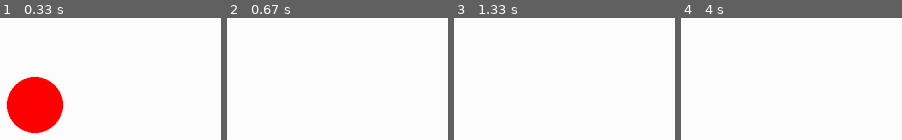
Above: before the commit, frames 1-4 (left to right).
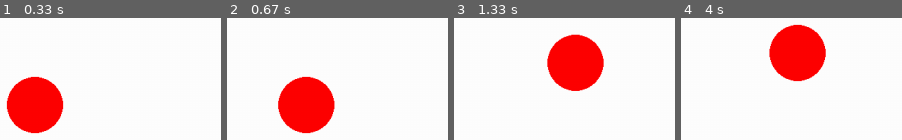
Above: after the commit, the same moments.

Repository: Jahmai-NW/sixth_form_programming
Game: pygame game, started from pygame_testing/cheese2.py
Two runs of this game, one before a commit and one after it. Both use one fixed random seed, a clock stepped at 60 frames per second and the inputs below.
Inputs:
- Up to frame 1 (0.33 s): no input
- Up to frame 2 (0.67 s): hold D from 0.33 s (still down)
- Up to frame 3 (1.33 s): release D at 0.8 s; hold W 0.83-1.13 s; hold D from 1.17 s (still down)
- Up to frame 4 (4 s): release D at 1.63 s; hold A 1.67-2.2 s; hold S 2.23-2.53 s; hold A 2.57-2.97 s; hold W 3-3.37 s; hold D from 3.4 s (still down)

Frame 1 is identical in both runs. In frame 2, 9.4% of the frame differs, in the area x 23-49%, y 47-96%; in frame 3, 9.4%; in frame 4, 9.5%, in the area x 39-66%, y 4-53%.

Commit message:
halloween

Diff:
--- a/classwork_or_progbytes/helloworld.py
+++ b/classwork_or_progbytes/helloworld.py
@@ -1,2 +1,18 @@
-age = 16
-print(age)
+import math
+
+
+# With code completion, as I type "math.", the IDE suggests all functions that I could use:
+# e.g., math.sqrt(), math.sin(), math.cos(), math.pow(), etc.
+
+numbers = [4, 9, 16, 25, 36]
+square_roots = []
+
+for num in numbers:
+    # Code completion suggests 'sqrt' after typing 'math.s'
+    square_roots.append(math.sqrt(num))
+
+print("The square roots are:", square_roots)
+
+# Code completion also helps recall list methods such as 'append', 'sort', or 'reverse'.
+square_roots.sort()
+print("Sorted roots:", square_roots)
--- a/classwork_or_progbytes/testing_pb.py
+++ b/classwork_or_progbytes/testing_pb.py
@@ -1,5 +1,7 @@
-number = int(input("Enter a number: "))
-if number % 2 == 0:
-    print("Even")
-else:
-    print("Odd")
+def convert_temperature(celsius):
+    fahrenheit = (celsius * 9/5) + 32
+    print(celsius, "°C is equal to", fahrenheit, "F")
+
+
+temp = float(input("Enter temperature in Celsius: "))
+convert_temperature(temp)
--- a/cheese2.py
+++ b/pygame_testing/cheese2.py
@@ -24,13 +24,13 @@
 
     keys = pygame.key.get_pressed()
     if keys[pygame.K_w]:
-        player_pos.y -= 20000 * dt
+        player_pos.y -= 200 * dt
     if keys[pygame.K_s]:
-        player_pos.y += 20000 * dt
+        player_pos.y += 200 * dt
     if keys[pygame.K_a]:
-        player_pos.x -= 20000 * dt
+        player_pos.x -= 200 * dt
     if keys[pygame.K_d]:
-        player_pos.x += 20000 * dt
+        player_pos.x += 200 * dt
 
     # flip() the display to put your work on screen
     pygame.display.flip()
--- /dev/null
+++ b/pygame_testing/test2.py
@@ -0,0 +1,25 @@
+import sys, pygame
+pygame.init()
+
+size = width, height = 320, 240
+speed = [2, 2]
+black = 0, 0, 0
+
+screen = pygame.display.set_mode(size)
+
+ball = pygame.image.load("intro_ball.gif")
+ballrect = ball.get_rect()
+
+while True:
+    for event in pygame.event.get():
+        if event.type == pygame.QUIT: sys.exit()
+
+    ballrect = ballrect.move(speed)
+    if ballrect.left < 0 or ballrect.right > width:
+        speed[0] = -speed[0]
+    if ballrect.top < 0 or ballrect.bottom > height:
+        speed[1] = -speed[1]
+
+    screen.fill(black)
+    screen.blit(ball, ballrect)
+    pygame.display.flip()
